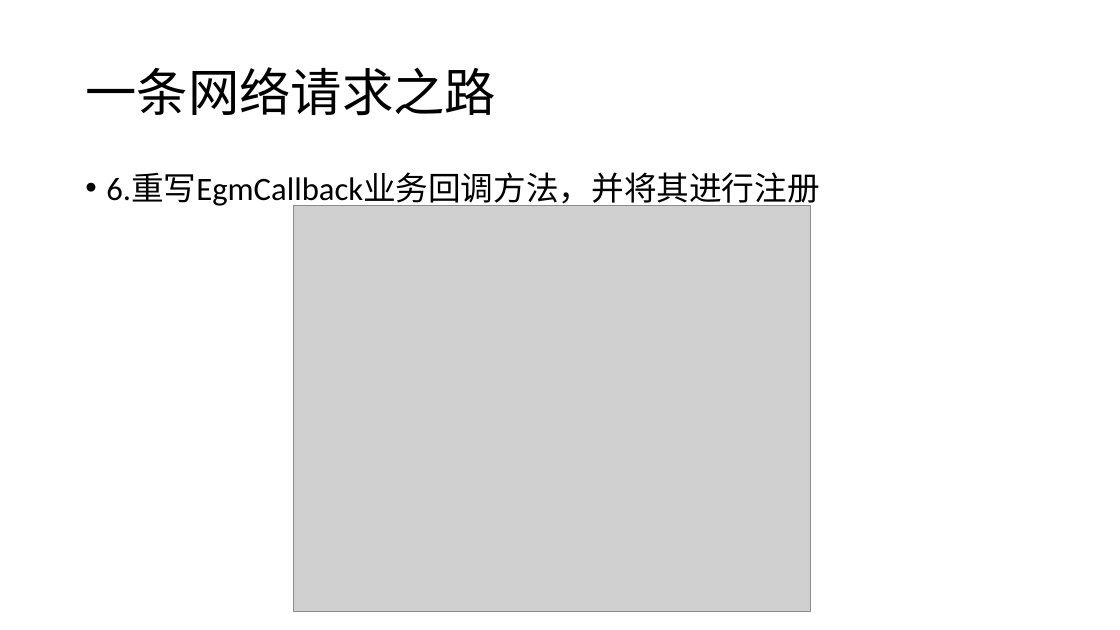
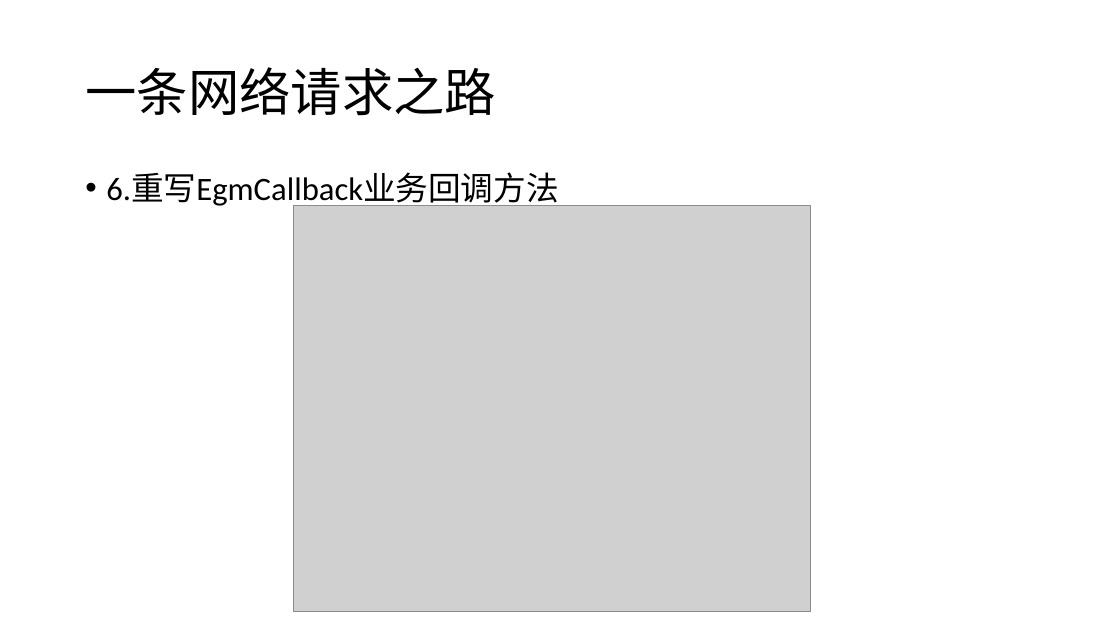
Before and after one commit to daisongsong1991/ppt, a slide deck: slide 11 of net_ppt.pptx (slide 10 before the commit). Drawn at 1120x630 pixels with LibreOffice and Linux fonts; fonts in the diff are those of the drawing; grey boxes stand for pictures. Boxes give left, top, right and bottom in pixels: in the first picture for what was removed or moved away, otherwise in the second. Text is boxed around its words. In the diff, an @@ line names an element or a change of style, - is before the commit and + after.

```diff
--- a/net_ppt.pptx
+++ b/net_ppt.pptx
@@ text at (106, 173, 558, 208): text changed @@
-• 6.重写EgmCallback业务回调方法，并将其进行注册
+• 6.重写EgmCallback业务回调方法
```
Also in this commit, not shown: 4 other slides changed, 6 slides added, 3 slides removed, 4 other files.
